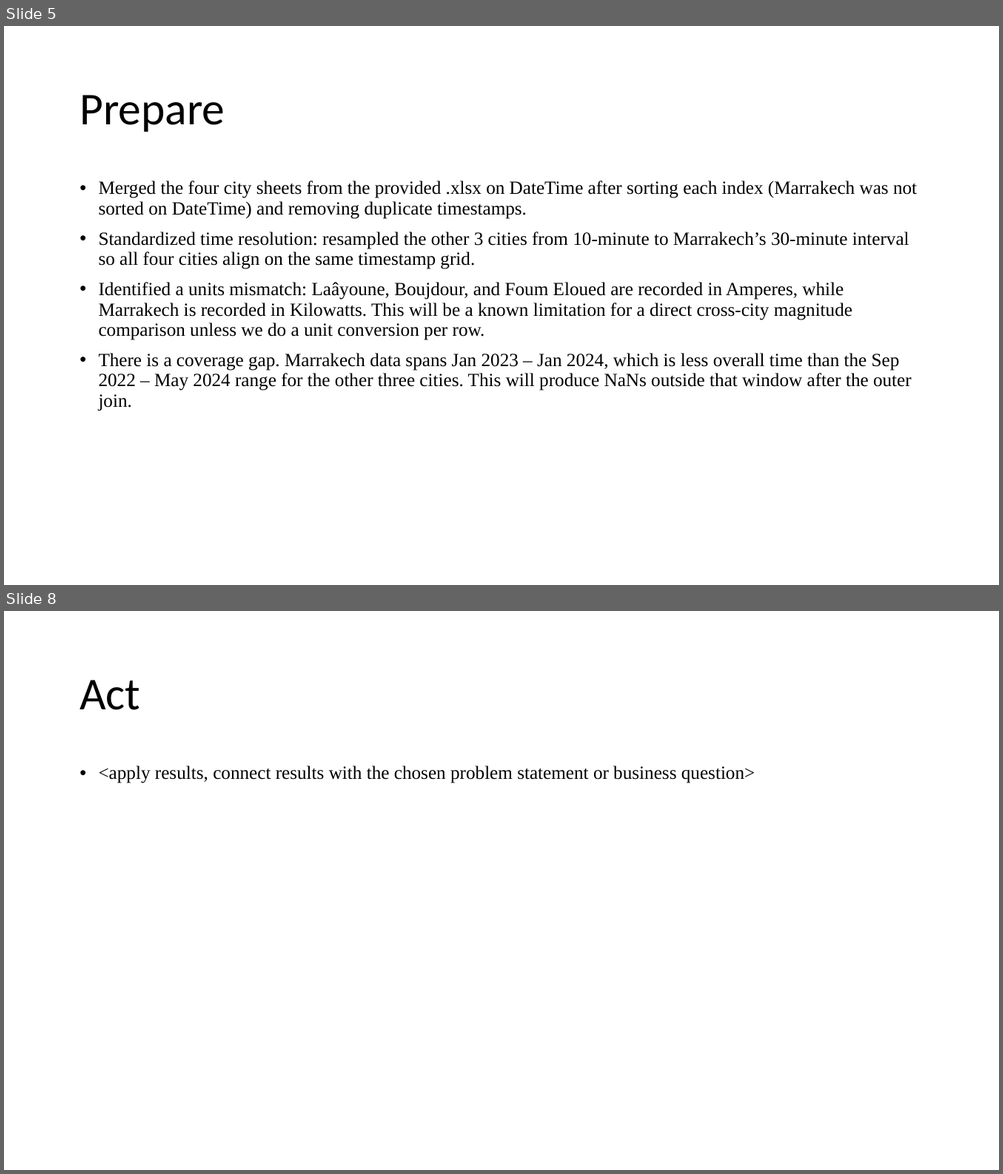
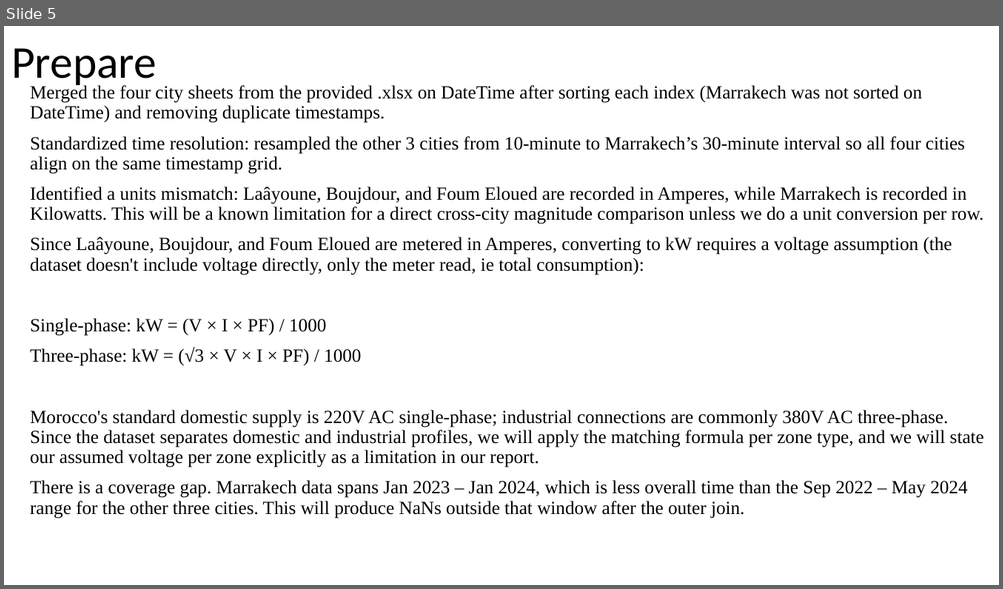
Before and after one commit to Foxman301/ANA500Project, a slide deck: ANA500_Micro-Project_JonathanEspedal.pptx. Shown one above the other, each under a label of ours: slides 5 and 8 before the commit, slide 5 after it; the slides between them are not shown. The pictures are 1003x1174 and 1003x589 pixels, drawn with LibreOffice and Linux fonts; fonts in the diff are those of the drawing. Boxes give left, top, right and bottom in pixels: in the first picture for what was removed or moved away, otherwise in the second. Text is boxed around its words. In the diff, an @@ line names an element or a change of style, - is before the commit and + after.

Commit message:
Week 2 Micro Proj
New push of code pdf, proper cleaned data set. Last one I did not retain DateTime as a row because index was set to false, and the powerpoint

```diff
--- a/ANA500_Micro-Project_JonathanEspedal.pptx
+++ b/ANA500_Micro-Project_JonathanEspedal.pptx
@@ slide 8 removed at (x1=4, y1=611, x2=999, y2=1170), background #FFFFFF @@
@@ title removed at (x1=79, y1=680, x2=140, y2=710) @@
-Act
@@ text removed at (x1=99, y1=766, x2=754, y2=783) @@
-• <apply results, connect results with the chosen problem statement or business question>
@@ slide 5 changed as well @@
@@ title "Prepare" rewrapped from (x1=79, y1=95, x2=225, y2=132) to (x1=11, y1=48, x2=156, y2=89) @@
@@ text "Merged the four city sheets ..." moved from (x1=99, y1=181, x2=916, y2=412) to (x1=30, y1=84, x2=984, y2=519) @@
@@ text at (x1=30, y1=84, x2=984, y2=519): bullet • to none @@
@@ text at (x1=30, y1=237, x2=984, y2=468): paragraphs added @@
+Since Laâyoune, Boujdour, and Foum Eloued are metered in Amperes, converting to kW requires a voltage assumption (the dataset doesn't include voltage directly, only the meter read, ie total consumption):
+Single-phase: kW = (V × I × PF) / 1000
+Three-phase: kW = (√3 × V × I × PF) / 1000
+Morocco's standard domestic supply is 220V AC single-phase; industrial connections are commonly 380V AC three-phase. Since the dataset separates domestic and industrial profiles, we will apply the matching formula per zone type, and we will state our assumed voltage per zone explicitly as a limitation in our report.
```
Also in this commit, not shown: 5 other slides changed, 2 slides added, 1 other slide removed, 2 other files.
